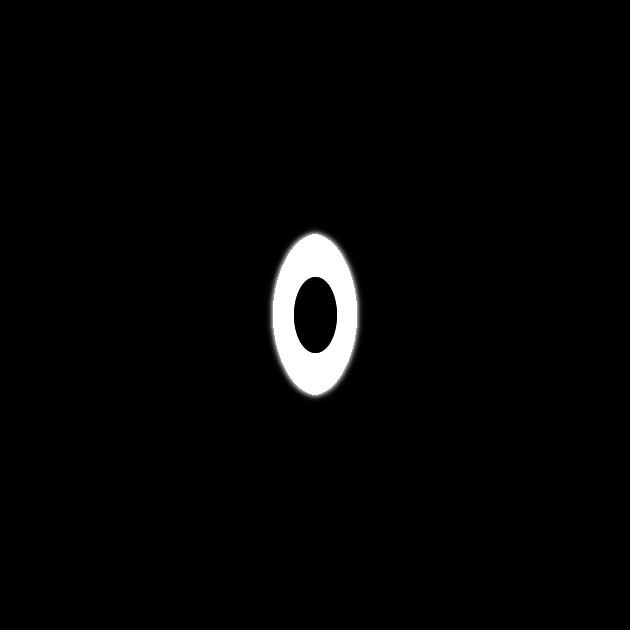
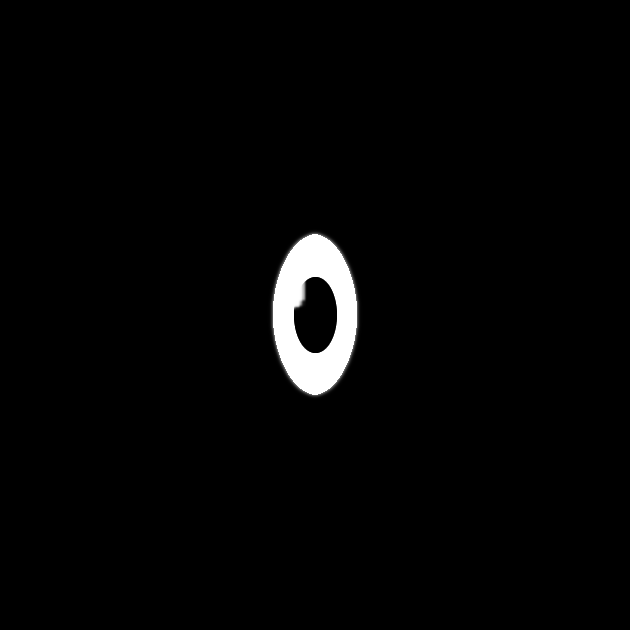
Revision of a layered (630, 630) image; what changed, layer by layer:
added layer "CatchLight copy" above "2DEye_em.png" over [left=280, top=266, right=307, bottom=311]
painted on "2DEye_em.png" over [left=265, top=226, right=365, bottom=403]
